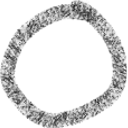
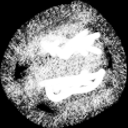
Before/after of a 128×128 layered artwork. What changed in the layer stack:
showed "laughing", painted on it over [0, 0, 128, 128]
showed "grumpy", painted on it over [0, 0, 128, 128]
showed "dead", painted on it over [0, 0, 128, 128]
showed "angry", painted on it over [0, 0, 128, 128]
showed "body", painted on it over [0, 0, 128, 128]
painted on "outline" over [0, 0, 128, 128]
showed "Background", painted on it over [0, 0, 128, 128]
